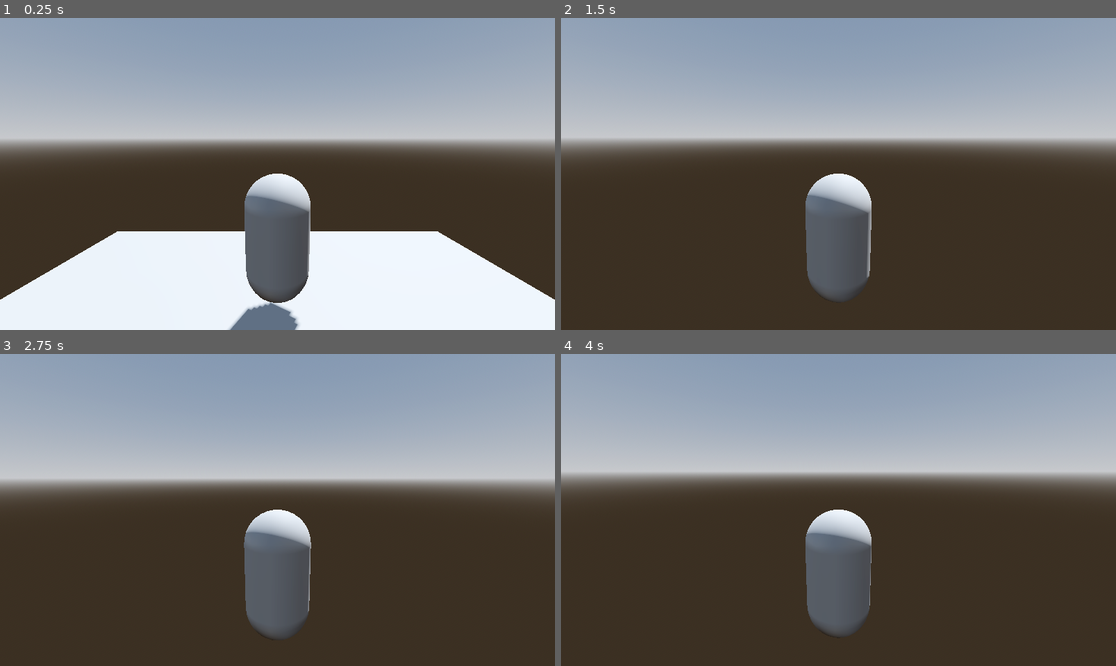
Above: before the commit, frames 1-4 (two rows, left to right).
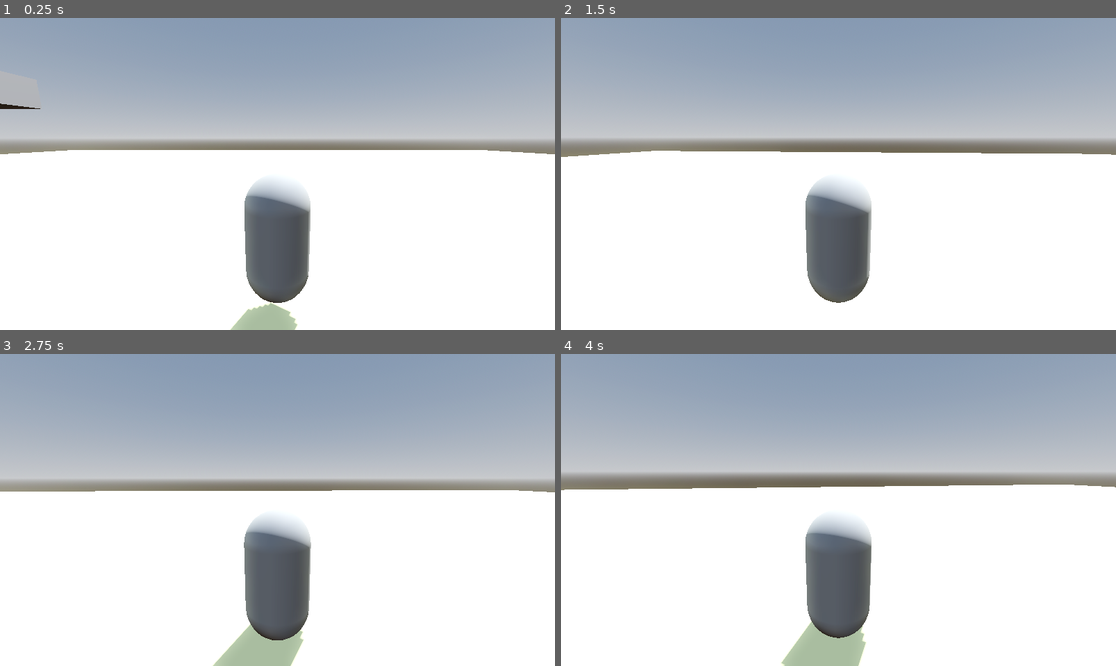
Above: after the commit, the same moments.

Repository: Lukko-Digital/walkington-city
Game: Godot game, scene res://main.tscn
The game is run twice, just before and just after one commit, with the same random seed, the same clock (stepped at 60 frames per second) and the same inputs.
Inputs (mouse positions are in pixels of both pictures, inside the frame that each line leads up to):
- Up to frame 1 (0.25 s): no input
- Up to frame 2 (1.5 s): move the mouse to (866, 174) at 0.52 s; hold W (forward) from 0.53 s (still down); tap Space (jump) at 0.77 s; move the mouse to (810, 174) at 1.27 s
- Up to frame 3 (2.75 s): keep holding W (forward); tap Space (jump) at 1.52 s; move the mouse to (288, 503) at 2.02 s
- Up to frame 4 (4 s): keep holding W (forward); tap Enter at 2.75 s; move the mouse to (832, 516) at 2.77 s; tap Space (jump) at 3.02, 3.5, 3.77 s; move the mouse to (877, 513) at 3.52 s

The runs differ from the first frame. In frame 1, 31% of the frame differs, in the area x 0-100%, y 27-100%; in frame 2, 54%; in frame 3, 53%; in frame 4, 55%, in the area x 0-100%, y 40-100%.

Commit message:
add platforms

Diff:
--- a/main.tscn
+++ b/main.tscn
@@ -15,11 +15,21 @@
 tonemap_mode = 2
 glow_enabled = true
 
+[sub_resource type="StandardMaterial3D" id="StandardMaterial3D_2o3pc"]
+albedo_color = Color(1, 1, 0.705882, 1)
+
 [sub_resource type="PlaneMesh" id="PlaneMesh_7ksyt"]
-size = Vector2(10, 10)
+material = SubResource("StandardMaterial3D_2o3pc")
+size = Vector2(100, 100)
 
-[sub_resource type="ConcavePolygonShape3D" id="ConcavePolygonShape3D_6gkqv"]
-data = PackedVector3Array(5, 0, 5, -5, 0, 5, 5, 0, -5, -5, 0, 5, -5, 0, -5, 5, 0, -5)
+[sub_resource type="ConcavePolygonShape3D" id="ConcavePolygonShape3D_t56f4"]
+data = PackedVector3Array(50, 0, 50, -50, 0, 50, 50, 0, -50, -50, 0, 50, -50, 0, -50, 50, 0, -50)
+
+[sub_resource type="BoxMesh" id="BoxMesh_58bco"]
+size = Vector3(3, 1, 3)
+
+[sub_resource type="ConcavePolygonShape3D" id="ConcavePolygonShape3D_y8btx"]
+data = PackedVector3Array(-1.5, 0.5, 1.5, 1.5, 0.5, 1.5, -1.5, -0.5, 1.5, 1.5, 0.5, 1.5, 1.5, -0.5, 1.5, -1.5, -0.5, 1.5, 1.5, 0.5, -1.5, -1.5, 0.5, -1.5, 1.5, -0.5, -1.5, -1.5, 0.5, -1.5, -1.5, -0.5, -1.5, 1.5, -0.5, -1.5, 1.5, 0.5, 1.5, 1.5, 0.5, -1.5, 1.5, -0.5, 1.5, 1.5, 0.5, -1.5, 1.5, -0.5, -1.5, 1.5, -0.5, 1.5, -1.5, 0.5, -1.5, -1.5, 0.5, 1.5, -1.5, -0.5, -1.5, -1.5, 0.5, 1.5, -1.5, -0.5, 1.5, -1.5, -0.5, -1.5, 1.5, 0.5, 1.5, -1.5, 0.5, 1.5, 1.5, 0.5, -1.5, -1.5, 0.5, 1.5, -1.5, 0.5, -1.5, 1.5, 0.5, -1.5, -1.5, -0.5, 1.5, 1.5, -0.5, 1.5, -1.5, -0.5, -1.5, 1.5, -0.5, 1.5, 1.5, -0.5, -1.5, -1.5, -0.5, -1.5)
 
 [node name="Node3D" type="Node3D"]
 
@@ -36,8 +46,46 @@
 [node name="StaticBody3D" type="StaticBody3D" parent="MeshInstance3D"]
 
 [node name="CollisionShape3D" type="CollisionShape3D" parent="MeshInstance3D/StaticBody3D"]
-shape = SubResource("ConcavePolygonShape3D_6gkqv")
+shape = SubResource("ConcavePolygonShape3D_t56f4")
 
 [node name="Player" parent="." instance=ExtResource("1_tck16")]
 transform = Transform3D(1, 0, 0, 0, 1, 0, 0, 0, 1, 0, 2, -2)
 top_level = true
+
+[node name="Platforms" type="Node" parent="."]
+
+[node name="MeshInstance3D" type="MeshInstance3D" parent="Platforms"]
+transform = Transform3D(1, 0, 0, 0, 1, 0, 0, 0, 1, 1.85, 1.2, 3.168)
+mesh = SubResource("BoxMesh_58bco")
+
+[node name="StaticBody3D" type="StaticBody3D" parent="Platforms/MeshInstance3D"]
+
+[node name="CollisionShape3D" type="CollisionShape3D" parent="Platforms/MeshInstance3D/StaticBody3D"]
+shape = SubResource("ConcavePolygonShape3D_y8btx")
+
+[node name="MeshInstance3D2" type="MeshInstance3D" parent="Platforms"]
+transform = Transform3D(1, 0, 0, 0, 1, 0, 0, 0, 1, -4.10036, 2.34637, 5.02174)
+mesh = SubResource("BoxMesh_58bco")
+
+[node name="StaticBody3D" type="StaticBody3D" parent="Platforms/MeshInstance3D2"]
+
+[node name="CollisionShape3D" type="CollisionShape3D" parent="Platforms/MeshInstance3D2/StaticBody3D"]
+shape = SubResource("ConcavePolygonShape3D_y8btx")
+
+[node name="MeshInstance3D3" type="MeshInstance3D" parent="Platforms"]
+transform = Transform3D(1, 0, 0, 0, 1, 0, 0, 0, 1, -8.27407, 3.8805, 0.714624)
+mesh = SubResource("BoxMesh_58bco")
+
+[node name="StaticBody3D" type="StaticBody3D" parent="Platforms/MeshInstance3D3"]
+
+[node name="CollisionShape3D" type="CollisionShape3D" parent="Platforms/MeshInstance3D3/StaticBody3D"]
+shape = SubResource("ConcavePolygonShape3D_y8btx")
+
+[node name="MeshInstance3D4" type="MeshInstance3D" parent="Platforms"]
+transform = Transform3D(1, 0, 0, 0, 1, 0, 0, 0, 1, -10.0976, 4.41965, -5.26548)
+mesh = SubResource("BoxMesh_58bco")
+
+[node name="StaticBody3D" type="StaticBody3D" parent="Platforms/MeshInstance3D4"]
+
+[node name="CollisionShape3D" type="CollisionShape3D" parent="Platforms/MeshInstance3D4/StaticBody3D"]
+shape = SubResource("ConcavePolygonShape3D_y8btx")
Not shown: 1 places in main.tscn that only renumber resources
